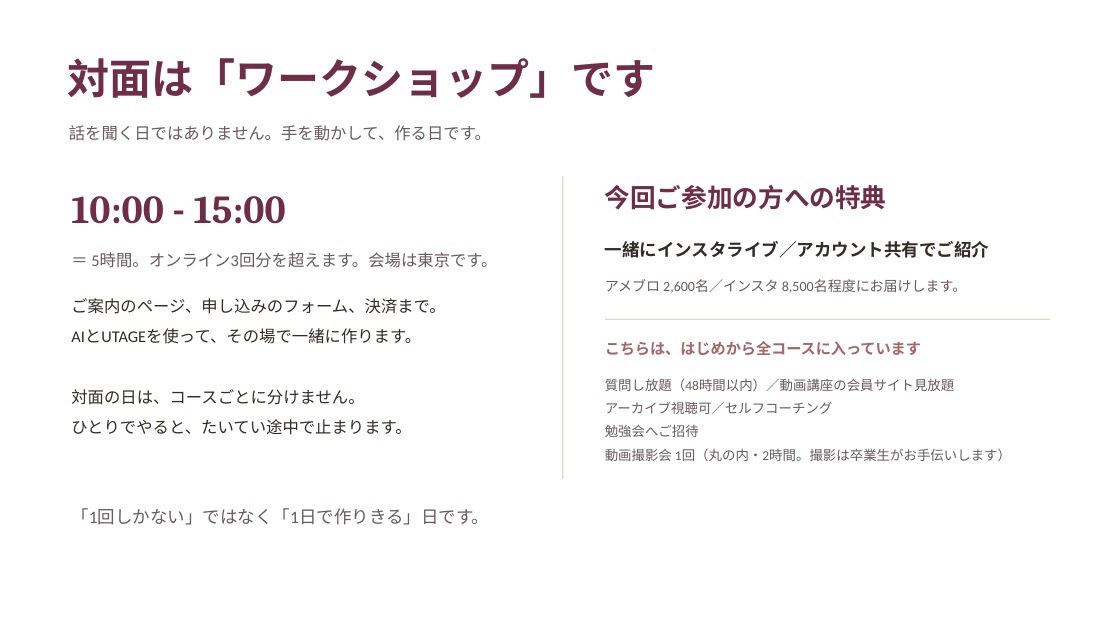
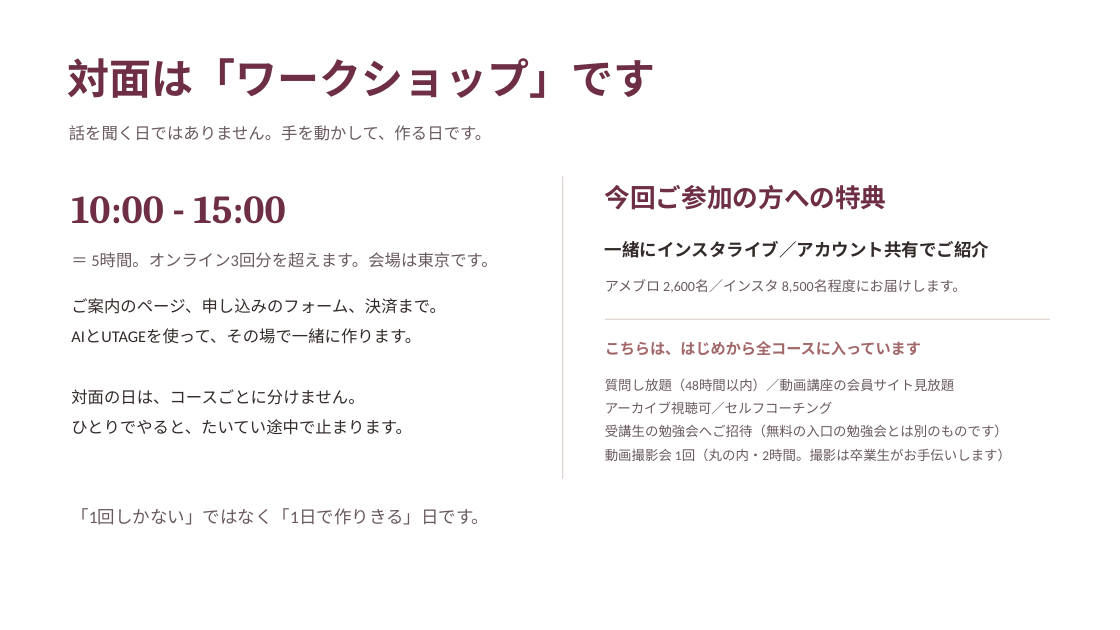
Before and after one commit to fashio17/potential-lamp, a slide deck: slide 20 of 運用/説明会/説明会_3コース_2026年10月期_v2.pptx. Drawn at 1120x630 pixels with LibreOffice and Linux fonts; fonts in the diff are those of the drawing. Boxes give left, top, right and bottom in pixels: in the first picture for what was removed or moved away, otherwise in the second. Text is boxed around its words. In the diff, an @@ line names an element or a change of style, - is before the commit and + after.

```diff
--- a/運用/説明会/説明会_3コース_2026年10月期_v2.pptx
+++ b/運用/説明会/説明会_3コース_2026年10月期_v2.pptx
@@ text at <box>605,424,1008,437</box>: text changed @@
-勉強会へご招待
+受講生の勉強会へご招待（無料の入口の勉強会とは別のものです）
```
Also in this commit, not shown: 3 other slides changed, 4 other files.
